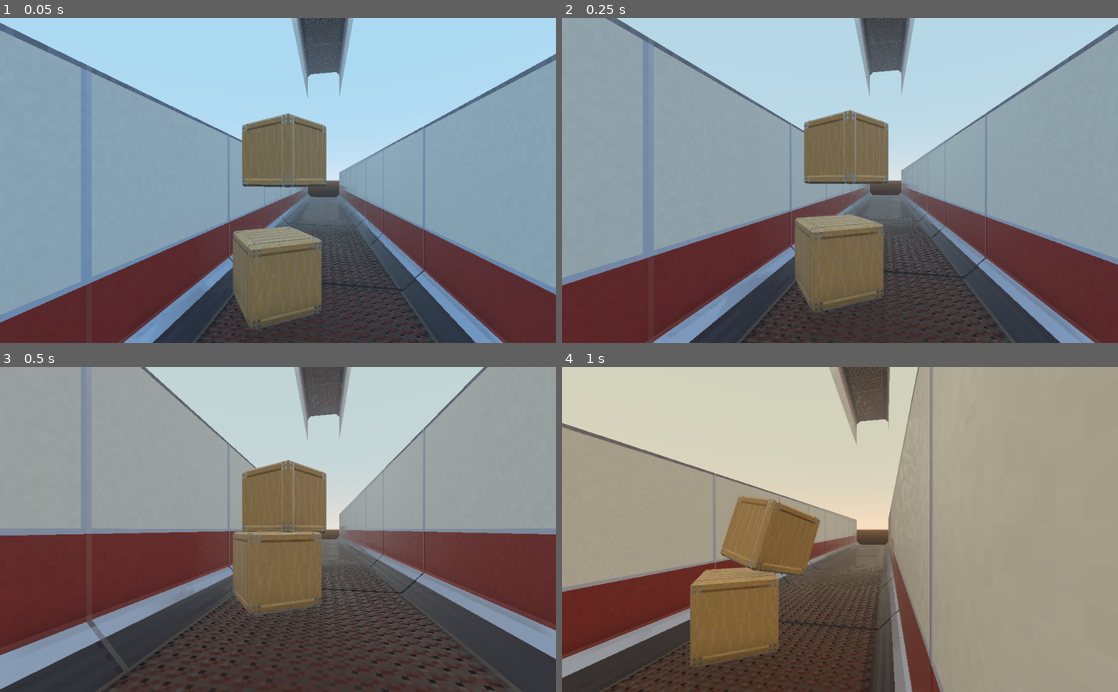
Above: before the commit, frames 1-4 (two rows, left to right).
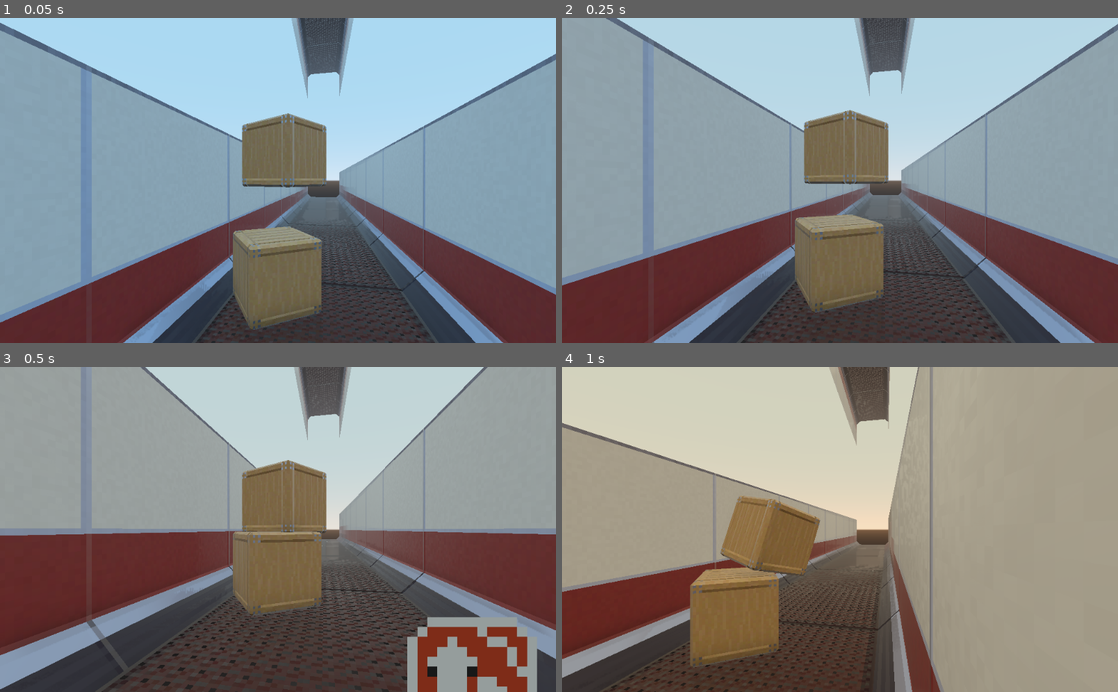
Above: after the commit, the same moments.

Repository: Naronco/JingleJam2020
Game: Godot game, scene res://main.tscn
Two runs of this game, one before a commit and one after it. Both use one fixed random seed, a clock stepped at 60 frames per second and the inputs below.
Inputs (mouse positions are in pixels of both pictures, inside the frame that each line leads up to):
- Up to frame 1 (0.05 s): no input
- Up to frame 2 (0.25 s): no input
- Up to frame 3 (0.5 s): no input
- Up to frame 4 (1 s): tap Enter at 0.5 s; move the mouse to (962, 513) at 0.52 s; hold D (movement_right) from 0.53 s (still down); click (962, 513) at 0.67 s; tap Space (movement_jump) at 0.77 s

Frames 1-2 are identical in both runs. In frame 3, 4.8% of the frame differs, in the area x 73-97%, y 76-100%; in frame 4, nothing differs.

Commit message:
add reverse card billboard

Diff:
--- a/main.tscn
+++ b/main.tscn
@@ -11,6 +11,7 @@
 [ext_resource path="res://main.gd" type="Script" id=9]
 [ext_resource path="res://color_luts/funky.png" type="Texture" id=10]
 [ext_resource path="res://color_luts/cold.png" type="Texture" id=11]
+[ext_resource path="res://billboards.png" type="Texture" id=12]
 
 [sub_resource type="CapsuleShape" id=1]
 margin = 0.001
@@ -25,6 +26,23 @@
 
 [sub_resource type="ConvexPolygonShape" id=4]
 points = PoolVector3Array( -3.045, 2.59, 1.22, -3.045, 0, 1.22, -3.045, 2.59, -1.22, -3.045, 0, -1.22, -3.045, 2.59, -1 …(352 unchanged characters)…
+
+[sub_resource type="AtlasTexture" id=11]
+flags = 18
+atlas = ExtResource( 12 )
+region = Rect2( 0, 0, 16, 16 )
+
+[sub_resource type="SpatialMaterial" id=10]
+params_cull_mode = 2
+params_billboard_mode = 2
+params_use_alpha_scissor = true
+params_alpha_scissor_threshold = 0.98
+albedo_texture = SubResource( 11 )
+
+[sub_resource type="AtlasTexture" id=9]
+flags = 18
+atlas = ExtResource( 12 )
+region = Rect2( 0, 0, 16, 16 )
 
 [sub_resource type="BoxShape" id=5]
 extents = Vector3( 50, 10, 50 )
@@ -115,6 +133,15 @@
 [node name="CollisionShape" type="CollisionShape" parent="test1/RigidBody3"]
 shape = SubResource( 4 )
 
+[node name="ReverseCard" type="Spatial" parent="test1"]
+transform = Transform( 1, 0, 0, 0, 1, 0, 0, 0, 1, 0, 0.5, 1.476 )
+
+[node name="Sprite3D" type="Sprite3D" parent="test1/ReverseCard"]
+material_override = SubResource( 10 )
+pixel_size = 0.0625
+billboard = 2
+texture = SubResource( 9 )
+
 [node name="test2 (mirrored)" type="MeshInstance" parent="."]
 transform = Transform( 1, 0, 0, 0, -1, 0, 0, 0, 1, 0, 20, 0 )
 mesh = ExtResource( 2 )
@@ -172,3 +199,4 @@
 
 [node name="ColorGradingFilter" parent="." instance=ExtResource( 5 )]
 material = SubResource( 8 )
+temperature = 0.0
Binary file added: billboards.png
Not shown, added: billboards.png.import
Not shown: 1 places in main.tscn that only renumber resources
